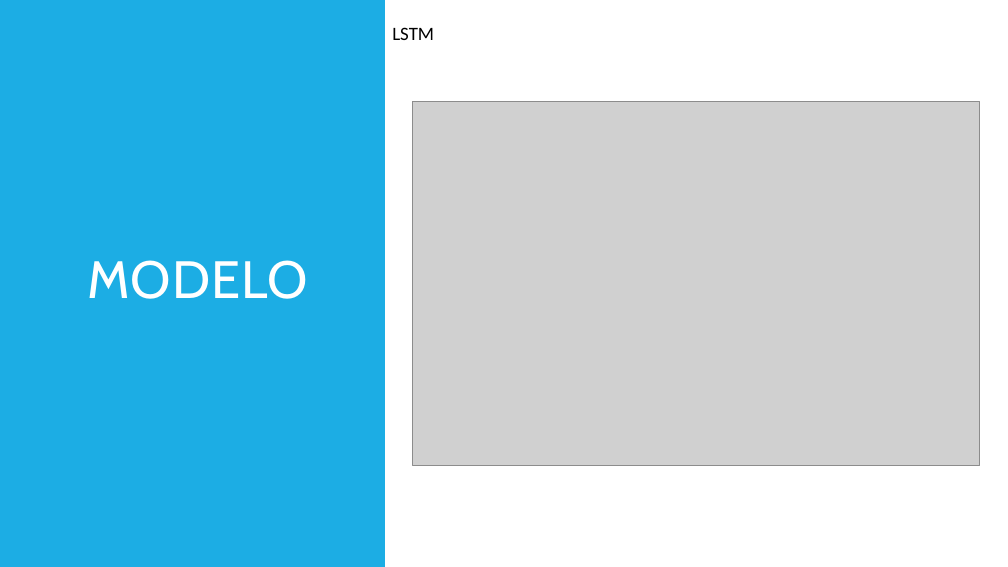
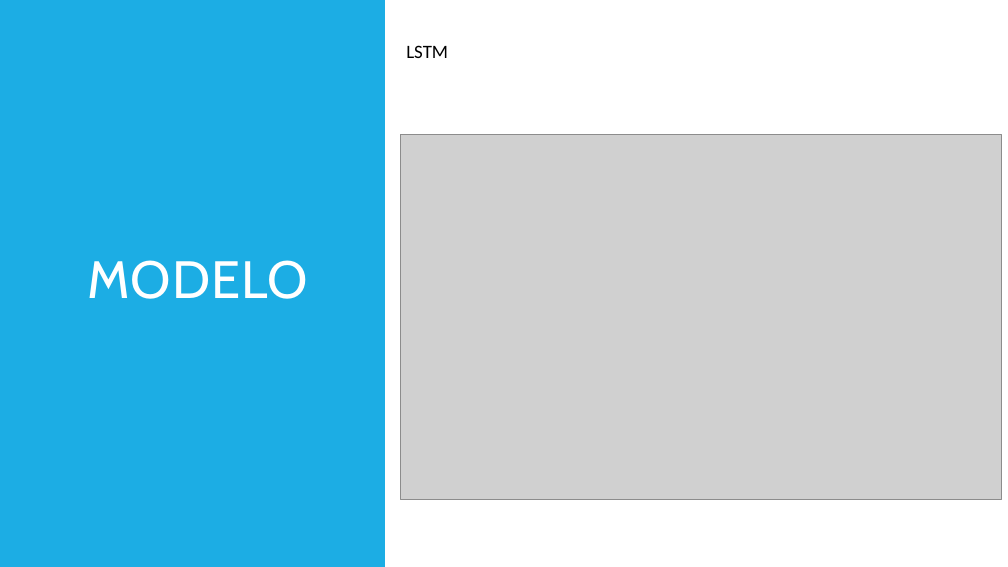
Before and after one commit to miguelrdgzb/elmundo, a slide deck: slide 22 of output/presentacion_elmundo.pptx. Drawn at 1008x567 pixels with LibreOffice and Linux fonts; fonts in the diff are those of the drawing; grey boxes stand for pictures. Boxes give left, top, right and bottom in pixels: in the first picture for what was removed or moved away, otherwise in the second. Text is boxed around its words. In the diff, an @@ line names an element or a change of style, - is before the commit and + after.

```diff
--- a/output/presentacion_elmundo.pptx
+++ b/output/presentacion_elmundo.pptx
@@ text "LSTM": place and size @@
-text "LSTM" at (392,27,434,40)
+text "LSTM" at (406,45,448,58)
@@ picture: place and size @@
-picture at (413,101,980,466)
+picture at (401,134,1001,499)
```
Also in this commit, not shown: 1 other slide changed, 1 slide removed, 5 other files.
